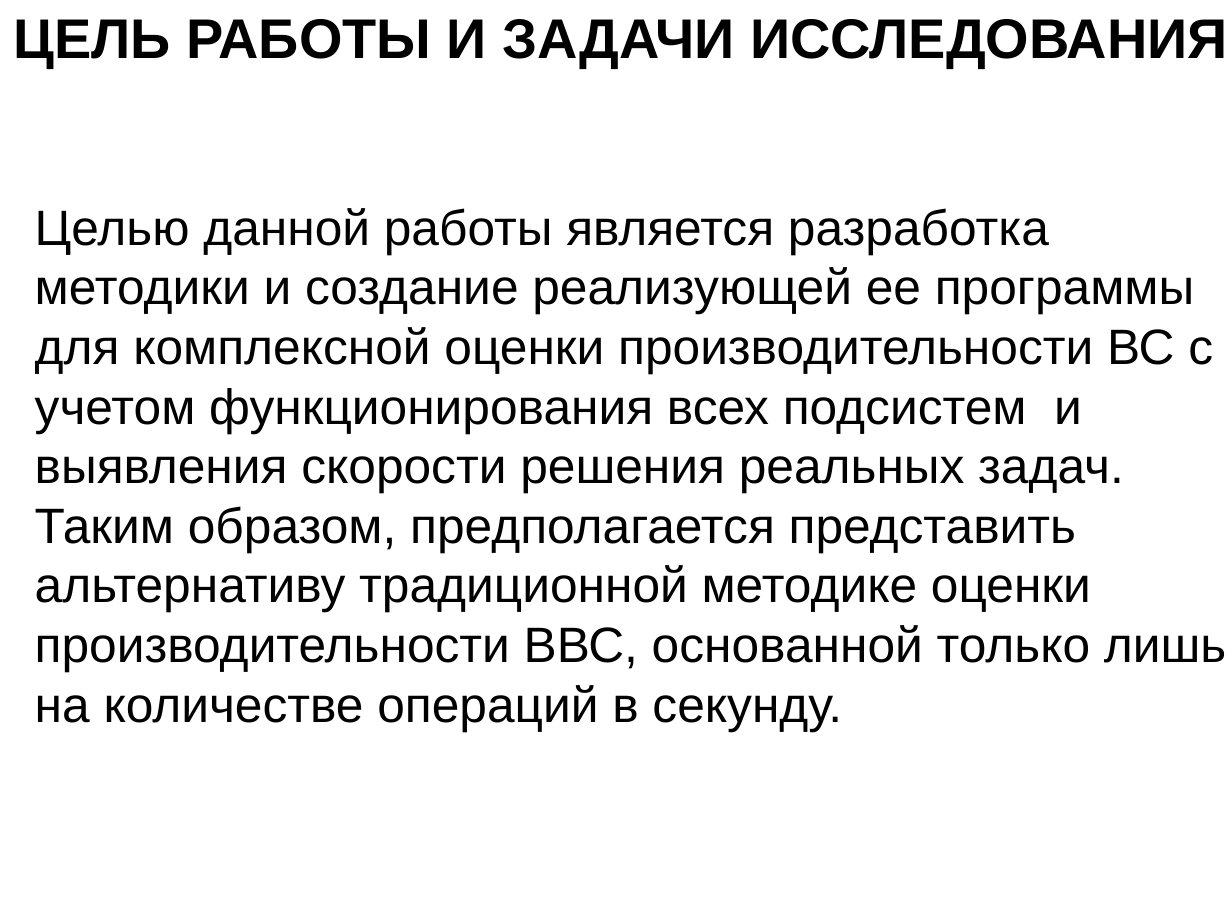
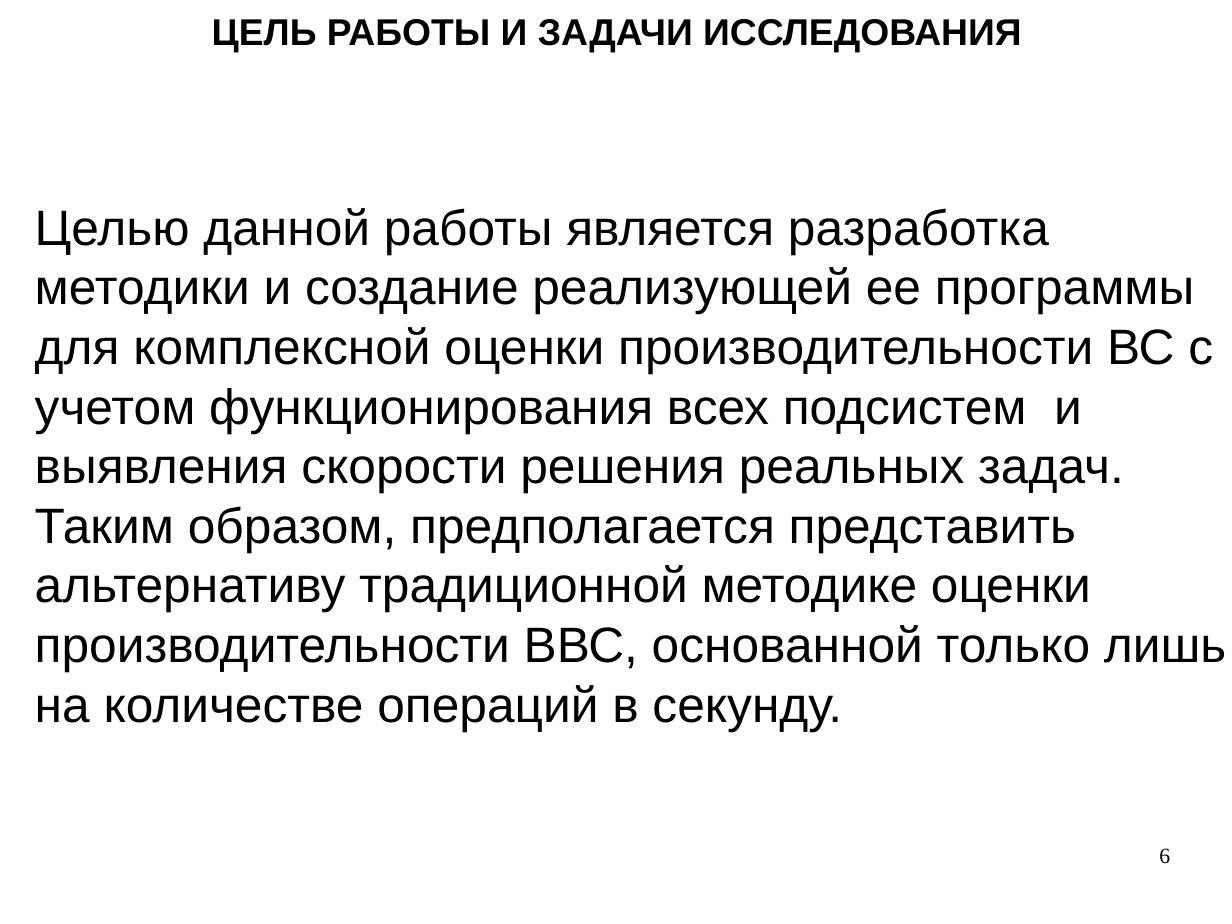
Before and after one commit to snytav/Russian-Phd-LaTeX-Dissertation-Template, a slide deck: slide 6 of Presentation/presentation_SnytnikovAV.odp. Drawn at 1232x924 pixels with LibreOffice and Linux fonts; fonts in the diff are those of the drawing. Boxes give left, top, right and bottom in pixels: in the first picture for what was removed or moved away, otherwise in the second. Text is boxed around its words. In the diff, an @@ line names an element or a change of style, - is before the commit and + after.

```diff
--- a/Presentation/presentation_SnytnikovAV.odp
+++ b/Presentation/presentation_SnytnikovAV.odp
@@ title "ЦЕЛЬ РАБОТЫ И ЗАДАЧИ ИССЛЕДОВАНИЯ" at (x1=212, y1=19, x2=1021, y2=53): size 36 to 24 pt @@
@@ page number added at (x1=1159, y1=848, x2=1170, y2=864), 14 pt, text #000000 @@
+6
```
Also in this commit, not shown: 27 other slides changed, 6 slides added, 24 slides removed, 4 other files.
